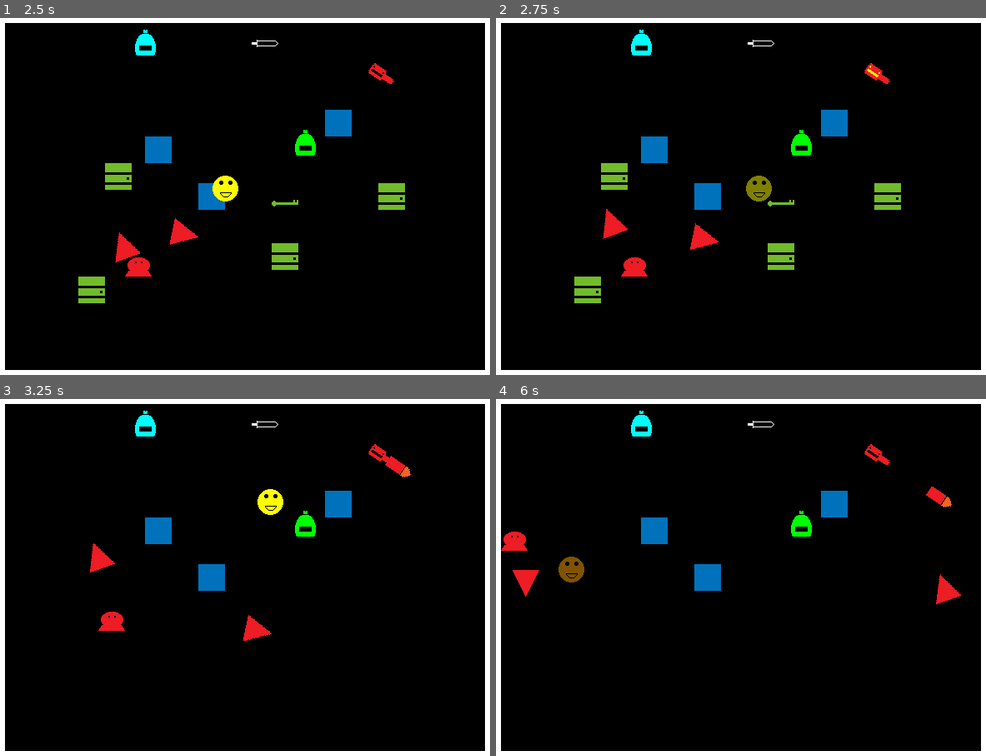
Above: before the commit, frames 1-4 (two rows, left to right).
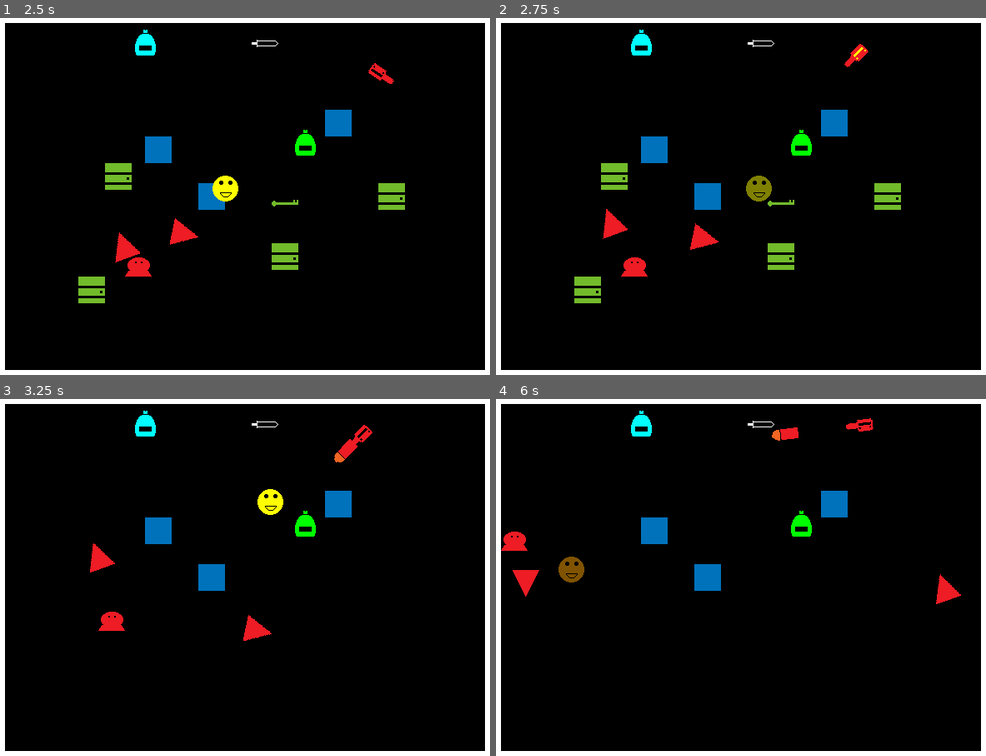
Above: after the commit, the same moments.

Repository: andOlga/game-off-2024
Game: Godot game, scene res://test_scene.tscn
Two runs of this game, one before a commit and one after it. Both use one fixed random seed, a clock stepped at 60 frames per second and the inputs below. Sound files missing from this copy of the repository are replaced by a short silence.
Inputs:
- Up to frame 1 (2.5 s): tap Enter (action_pause) at 0.5 s; hold Right (move_right) 0.53-1.28 s; tap X (action_item) at 0.6 s; hold Down (move_down) 1.28-2.03 s; tap Space (action_select) at 1.35 s; hold Right (move_right) from 2.03 s (still down); tap Z (action_sword) at 2.1 s
- Up to frame 2 (2.75 s): keep holding Right (move_right)
- Up to frame 3 (3.25 s): release Right (move_right) at 2.78 s; hold Up (move_up) from 2.78 s (still down); tap X (action_item) at 2.85 s
- Up to frame 4 (6 s): release Up (move_up) at 3.53 s; hold Left (move_left) 3.53-5.03 s; tap one key every 0.75 s from 3.6 s: Space (action_select) Z (action_sword) X (action_item) Space (action_select); hold Down (move_down) 5.03-5.78 s; hold Right (move_right) from 5.78 s (still down)

Frame 1 is identical in both runs. In frame 2, 0.3% of the frame differs, in the area x 71-81%, y 7-19%; in frame 3, 0.5%; in frame 4, 0.5%, in the area x 56-94%, y 5-31%.

Commit message:
Implement turret rotation.
This is no longer a smooth rotation, not because
I haven't figured out how to do that in Godot
(it's `lerp_angle`), but because it sucked and
made bullets miss all the time.

Diff:
--- a/game_objects/enemies/bullet.gd
+++ b/game_objects/enemies/bullet.gd
@@ -1,3 +1,5 @@
+@icon("res://sprite_images/sBullet.png")
+
 extends BaseEnemy
 
 var is_moving := true
--- a/game_objects/enemies/bullet.tscn
+++ b/game_objects/enemies/bullet.tscn
@@ -5,6 +5,7 @@
 [ext_resource type="Script" uid="uid://b6febve0v0jj3" path="res://game_objects/enemies/bullet.gd" id="2_t4e8m"]
 
 [node name="Bullet" instance=ExtResource("1_hau3j")]
+collision_mask = 8
 script = ExtResource("2_t4e8m")
 
 [node name="Sprite" parent="." index="0"]
--- a/game_objects/enemies/turret.gd
+++ b/game_objects/enemies/turret.gd
@@ -4,16 +4,24 @@
 
 @export_enum(
 	"As specified", # 0
-	"Towards player" # 1
+	"Towards player", # 1
+	"Random" # 2
 ) var target_direction := 0
 
 const bullet_scene := preload("res://game_objects/enemies/bullet.tscn")
 const enabled_tex := preload("res://sprite_images/sTurretOn.png")
 const disabled_tex := preload("res://sprite_images/sTurretOff.png")
+@onready var first_player: Player = $"../Player/Chara"
 
 func _on_spin_timer_timeout() -> void:
-	# TODO: actual spinny stuff
 	$Sprite.texture = enabled_tex
+	if target_direction == 1:
+		look_at(first_player.global_position + Vector2(16, 16))
+	elif target_direction == 2:
+		look_at(Vector2(
+			randi_range(0, 640),
+			randi_range(0, 480)
+		))
 	$FireTimer.start()
 
 func _on_fire_timer_timeout() -> void:
--- a/game_objects/player.gd
+++ b/game_objects/player.gd
@@ -27,6 +27,7 @@
 		if hp <= 0:
 			$DeathTimer.start()
 			hide()
+			%Sword.hide()
 		else:
 			update_health_display()
 			$InvisFrameTimer.start()
--- a/test_scene.tscn
+++ b/test_scene.tscn
@@ -88,3 +88,4 @@
 [node name="Turret" parent="." instance=ExtResource("14_fbuy2")]
 position = Vector2(480, 72)
 rotation = 0.591545
+target_direction = 1
